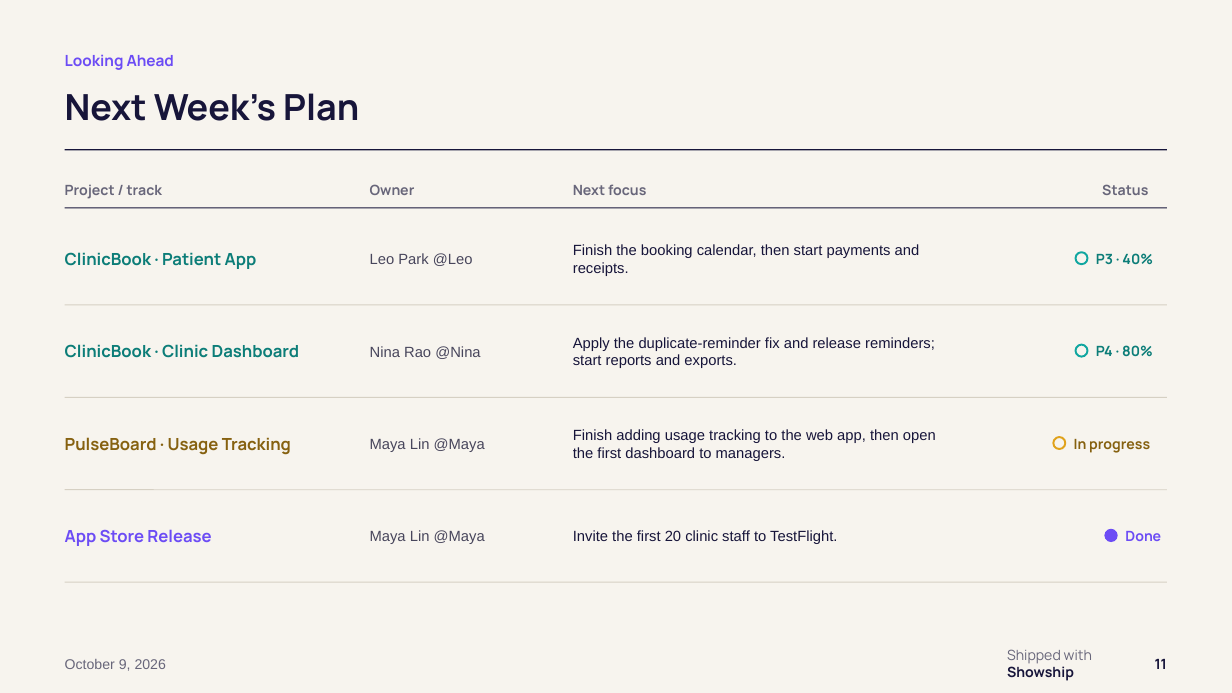
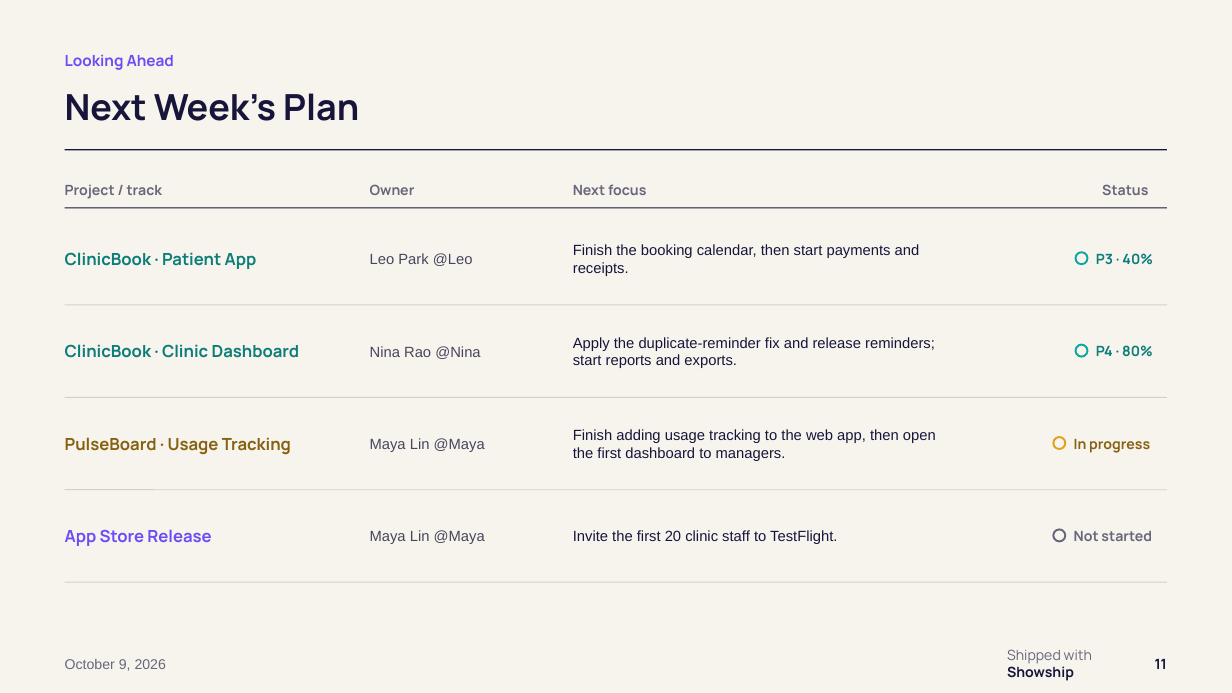
Before and after one commit to Showship/showship.github.io, a slide deck: slide 11 of src/assets/downloads/example-deck-paper.pptx. Drawn at 1232x693 pixels with LibreOffice and Linux fonts; fonts in the diff are those of the drawing; background and template pictures are left out. Boxes give left, top, right and bottom in pixels: in the first picture for what was removed or moved away, otherwise in the second. Text is boxed around its words. In the diff, an @@ line names an element or a change of style, - is before the commit and + after.

```diff
--- a/src/assets/downloads/example-deck-paper.pptx
+++ b/src/assets/downloads/example-deck-paper.pptx
@@ ellipse: place and size @@
-ellipse at bbox=[1105, 530, 1117, 542]
+ellipse at bbox=[1054, 530, 1066, 542]
@@ ellipse at bbox=[1054, 530, 1066, 542]: fill #6C4CF5 to #F7F4EE; outline #6C4CF5 1 pt to #68667A 1.5 pt @@
@@ text at bbox=[1074, 531, 1152, 541]: text changed; text colour #6C4CF5 to #68667A @@
-Done
+Not started
```
Also in this commit, not shown: 15 other files.
